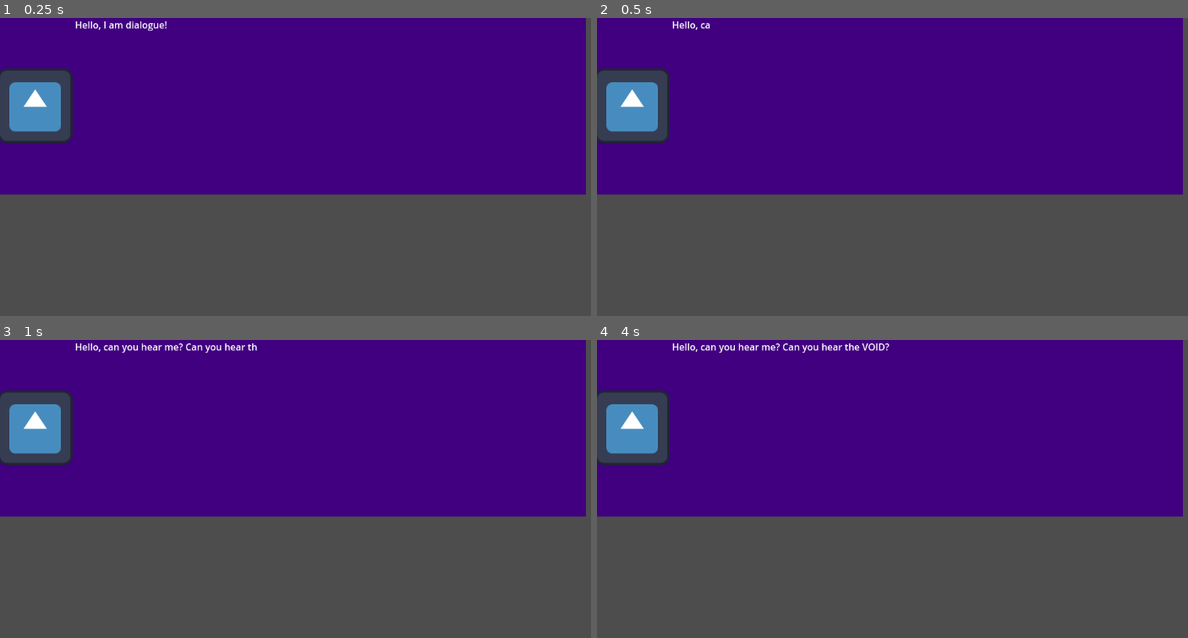
Above: before the commit, frames 1-4 (two rows, left to right).
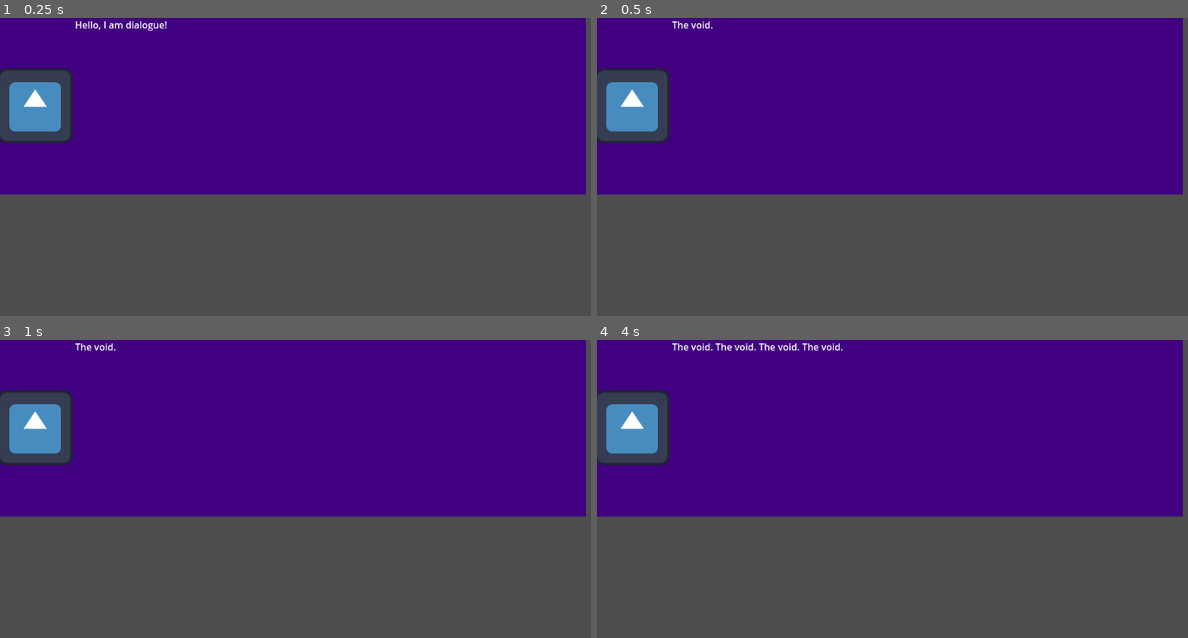
Above: after the commit, the same moments.

Repository: Gamnraa/gmtk2025
Game: Godot game, scene res://Nodes/DialogueBox.tscn
Two runs of this game, one before a commit and one after it. Both use one fixed random seed, a clock stepped at 60 frames per second and the inputs below. The project has no main scene, so this scene is started directly. The engine's default icon, where the game draws it, is replaced by a stand-in: a white triangle on a blue panel in a dark square.
Inputs:
- Up to frame 1 (0.25 s): no input
- Up to frame 2 (0.5 s): no input
- Up to frame 3 (1 s): no input
- Up to frame 4 (4 s): tap Enter at 2 s; tap Space at 3.5 s

Frame 1 is identical in both runs. In frame 2, 0.1% of the frame differs, in the area x 12-20%, y 1-4%; in frame 3, 0.4%; in frame 4, 0.6%, in the area x 12-50%, y 1-5%.

Commit message:
Dialog tree impl

Diff:
--- a/Nodes/DialogueBox.tscn
+++ b/Nodes/DialogueBox.tscn
@@ -119,10 +119,11 @@
 [node name="RichTextLabel" type="RichTextLabel" parent="."]
 layout_mode = 0
 offset_left = 128.0
-offset_right = 956.0
-offset_bottom = 258.0
+offset_right = 985.0
+offset_bottom = 288.0
 text = "Hello, I am dialogue!"
 
 [node name="Timer" type="Timer" parent="."]
 
 [connection signal="animation_finished" from="AnimationPlayer" to="." method="_on_animation_player_animation_finished"]
+[connection signal="timeout" from="Timer" to="." method="_on_timer_timeout"]
--- a/Scripts/dialogue_box.gd
+++ b/Scripts/dialogue_box.gd
@@ -3,6 +3,21 @@
 var current_message = "Hello, can you hear me? Can you hear the VOID?"
 var parsed_message = ""
 var should_parse = false
+
+var dialog = null
+var tree_index = 0
+var dial_index = 0
+var dialog_tree = [
+	[
+		["SET", "The void."],
+		["ADD", " The void."],
+		["ADD", " The void."],
+		["ADD", " The void."],
+		["DELAY", 3],
+		["SET", "My ultimate goal, if I were to make a mod, would be another Final Boss line, similar to CC and AF. Basically, using special Engraved Gems that you craft, you can summon various different bosses based off of the gems (Fire, Ice, Shadow, Telekenesis, Creation, Solar, and Lunar). You'll get special weapons and equipment for beating these bosses, and an Encrusted Fragment. After combining all of these fragments, it'll end up summoning this final boss, a power-crazed human named Paul that used to secretly care for Maxwell while he was on the throne, and wants nothing more than to overthrow the current Queen. Once eventually defeated, Charlie will end up smiting him (similar to AF), and it'll unlock Waul as a playable character as your final reward."],
+		["DELAY", 1]
+	],
+]
 
 func _ready():
 	$AnimationPlayer.play("Appear")
@@ -10,21 +25,42 @@
 func _process(delta):
 	if should_parse:
 		parsed_message += current_message[parsed_message.length()]
-		should_parse = not current_message.match(parsed_message)
+		if current_message.match(parsed_message): pause(1)
 		$RichTextLabel.text = parsed_message
 
 func _on_animation_player_animation_finished(anim_name: StringName) -> void:
-	if self.visible:
+	print(self.visible)
+	if self.visible and dial_index < dialog_tree[tree_index].size():
 		should_parse = true
+		dialog = dialog_tree[tree_index][dial_index]
+		if dialog[0] == "DELAY":
+			pause(dialog[1])
+			return
+		elif dialog[0] == "SET":
+			set_message(dialog[1])
+		elif dialog[0] == "ADD":
+			add_to_message(dialog[1])
+	elif self.visible:
+		end_dialog()
 
 func begin_dialog():
 	$AnimationPlayer.play("Appear")
 
 func end_dialog():
 	$AnimationPlayer.play_backwards("Appear")
+	should_parse = false
 
-func set_message(message):
-	current_message = message
+func set_message(text):
+	current_message = text
+	parsed_message = ""
 
 func add_to_message(text):
 	current_message += text
+
+func pause(time):
+	$Timer.start(time)
+	should_parse = false
+
+func _on_timer_timeout() -> void:
+	dial_index += 1
+	_on_animation_player_animation_finished("Appear")
